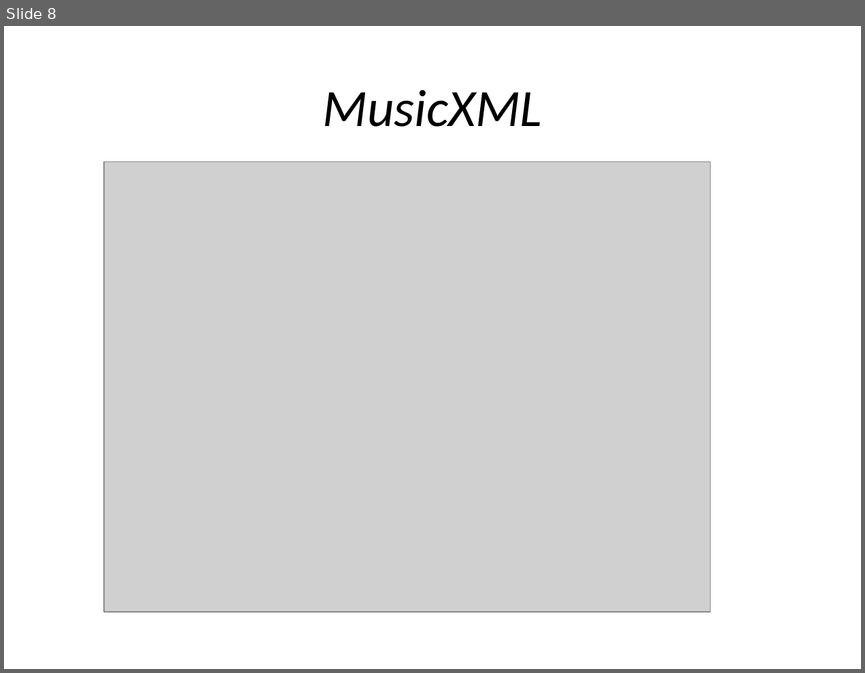
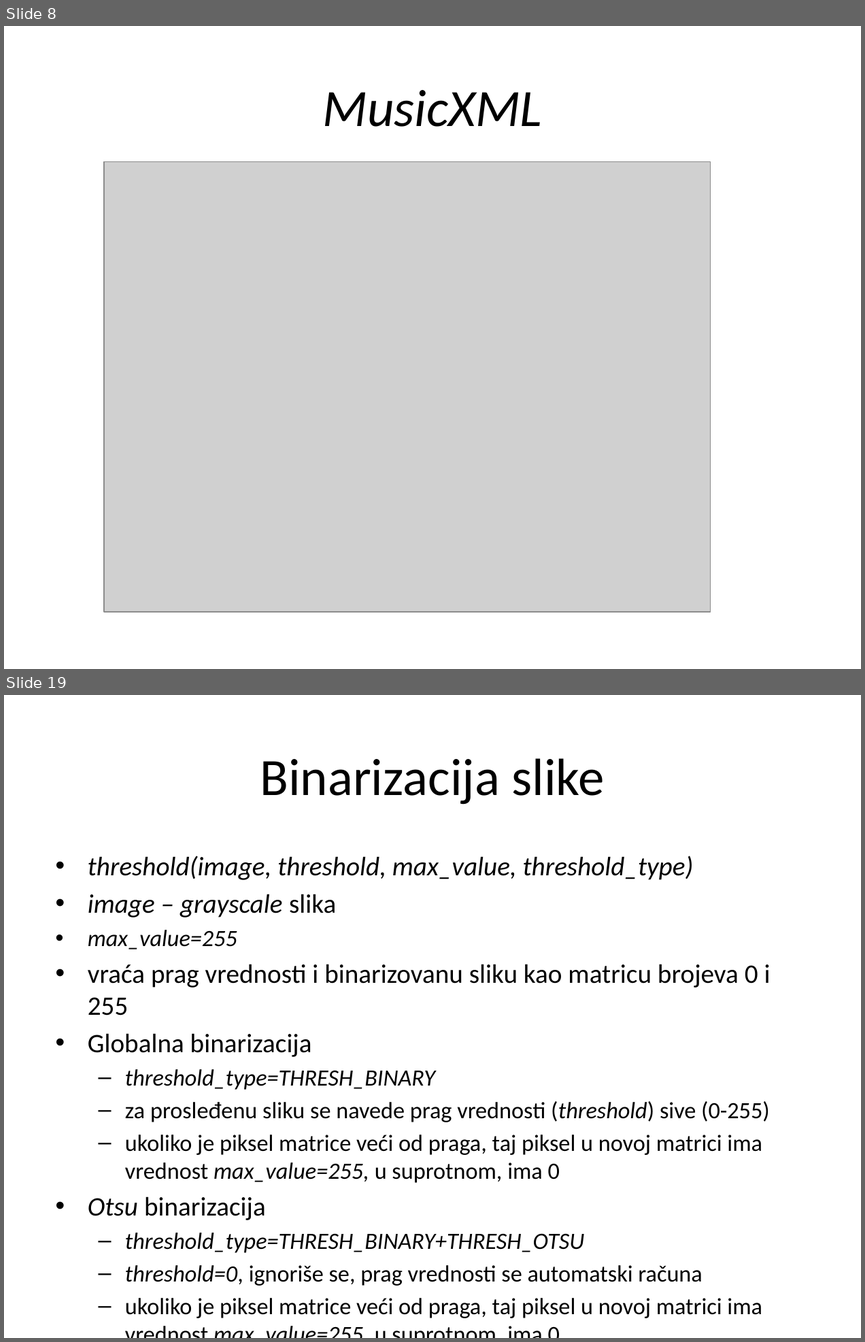
Before and after one commit to MilanRadeta/MusicReader, a slide deck: SoftProjekat.pptx. Shown one above the other, each under a label of ours: slide 8 before the commit, slides 8 and 19 after it; the slides between them are not shown. The pictures are 865x673 and 865x1342 pixels, drawn with LibreOffice and Linux fonts; fonts in the diff are those of the drawing; grey boxes stand for pictures. Boxes give left, top, right and bottom in pixels: in the first picture for what was removed or moved away, otherwise in the second. Text is boxed around its words. In the diff, an @@ line names an element or a change of style, - is before the commit and + after.

Commit message:
Presentation Testing Minor fixes Templates Test Images

```diff
--- a/SoftProjekat.pptx
+++ b/SoftProjekat.pptx
@@ slide 19 added at bbox=[4, 695, 861, 1338], background #FFFFFF @@
@@ title added at bbox=[260, 758, 604, 804], 44 pt, text #000000 @@
+Binarizacija slike
@@ text added at bbox=[88, 855, 770, 1318], 19.6 pt, text #000000 @@
+• threshold(image, threshold, max_value, threshold_type)
+• image – grayscale slika
+  • max_value=255
+• vraća prag vrednosti i binarizovanu sliku kao matricu brojeva 0 i 255
+• Globalna binarizacija
+  – threshold_type=THRESH_BINARY
+  – za prosleđenu sliku se navede prag vrednosti (threshold) sive (0-255)
+  – ukoliko je piksel matrice veći od praga, taj piksel u novoj matrici ima vrednost max_value=255, u suprotnom, ima 0
+• Otsu binarizacija
+  – threshold_type=THRESH_BINARY+THRESH_OTSU
+  – threshold=0, ignoriše se, prag vrednosti se automatski računa
+  – ukoliko je piksel matrice veći od praga, taj piksel u novoj matrici ima vrednost max_value=255, u suprotnom, ima 0
```
Also in this commit, not shown: 6 slides changed, 94 other slides added, 6 slides removed, 22 other files.
